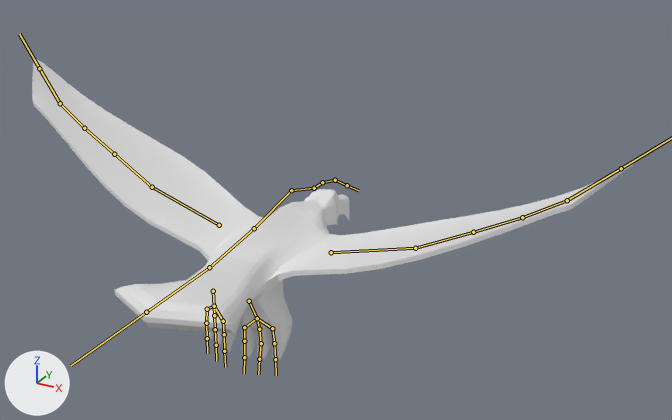
Before and after pictures for a commit that changed the FBX model Assets/Models/Bird.fbx_Collection.fbx.
The view is the same before and after, from a 50 mm camera at (3.44, -5.04, 2.9) aimed at (0.44, 0.41, 0.18). Arrows for +X, +Y and +Z are at lower left; the lights stay in place. The bones that bend it are drawn over the model as lines.
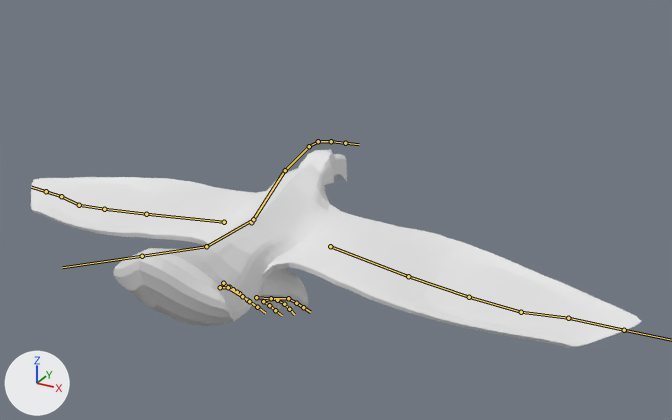
The newer file adds an action. The first version stands in its rest pose; the second is drawn at frame 20 of the action 'Armature|Fly Idle'.

The change, as a list of edits to the scene's bpy script:
```text
Change bone_bone_l:
    where bone_bone_l = bpy.data.objects['Armature'].pose.bones['Bone.L']
    bone_bone_l.location: (0.0, 0.0, 0.0) -> (0.0, -0.02, 0.06)
    bone_bone_l.rotation_quaternion: (1.0, 0.0, 0.0, 0.0) -> (0.992, 0.127, 0.005, 0.009)  # degrees (0, 0, 0) -> degrees (15, 0, 1)
Change bone_bone_001_l:
    where bone_bone_001_l = bpy.data.objects['Armature'].pose.bones['Bone.001.L']  # child of 'Bone.L'
    bone_bone_001_l.rotation_quaternion: (1.0, 0.0, 0.0, 0.0) -> (0.991, 0.134, 0.01, -0.015)  # degrees (0, 0, 0) -> degrees (15, 1, -2)
Change bone_bone_002:
    where bone_bone_002 = bpy.data.objects['Armature'].pose.bones['Bone.002']  # child of 'Bone.001.L'
    bone_bone_002.rotation_quaternion: (1.0, 0.0, 0.0, 0.0) -> (0.965, -0.262, -0.008, -0.004)  # degrees (0, 0, 0) -> degrees (-30, -1, 0)
Change bone_bone_003:
    where bone_bone_003 = bpy.data.objects['Armature'].pose.bones['Bone.003']  # child of 'Bone.002'
    bone_bone_003.rotation_quaternion: (1.0, 0.0, 0.0, 0.0) -> (0.999, -0.031, -0.008, 0.004)  # degrees (0, 0, 0) -> degrees (-4, -1, 1)
Change bone_bone_004:
    where bone_bone_004 = bpy.data.objects['Armature'].pose.bones['Bone.004']  # child of 'Bone.003'
    bone_bone_004.rotation_quaternion: (1.0, 0.0, 0.0, 0.0) -> (0.992, 0.128, 0.014, -0.009)  # degrees (0, 0, 0) -> degrees (15, 2, -1)
Change bone_bone_005_l:
    where bone_bone_005_l = bpy.data.objects['Armature'].pose.bones['Bone.005.L']  # child of 'Bone.L'
    bone_bone_005_l.location: (0.0, 0.0, 0.0) -> (0.03, -0.06, -0.1)
    bone_bone_005_l.rotation_quaternion: (1.0, 0.0, 0.0, 0.0) -> (0.981, -0.102, -0.097, -0.134)  # degrees (0, 0, 0) -> degrees (-10, -13, -14)
Change bone_bone_006_l:
    where bone_bone_006_l = bpy.data.objects['Armature'].pose.bones['Bone.006.L']  # child of 'Bone.005.L'
    bone_bone_006_l.rotation_quaternion: (1.0, 0.0, 0.0, 0.0) -> (0.987, -0.146, 0.069, -0.008)  # degrees (0, 0, 0) -> degrees (-17, 8, -2)
Change bone_bone_007_l:
    where bone_bone_007_l = bpy.data.objects['Armature'].pose.bones['Bone.007.L']  # child of 'Bone.006.L'
    bone_bone_007_l.rotation_quaternion: (1.0, 0.0, 0.0, 0.0) -> (0.992, -0.089, 0.061, 0.062)  # degrees (0, 0, 0) -> degrees (-10, 8, 6)
Change bone_bone_008_l:
    where bone_bone_008_l = bpy.data.objects['Armature'].pose.bones['Bone.008.L']  # child of 'Bone.007.L'
    bone_bone_008_l.rotation_quaternion: (1.0, 0.0, 0.0, 0.0) -> (0.997, -0.047, 0.02, 0.062)  # degrees (0, 0, 0) -> degrees (-5, 3, 7)
Change bone_bone_009_l:
    where bone_bone_009_l = bpy.data.objects['Armature'].pose.bones['Bone.009.L']  # child of 'Bone.008.L'
    bone_bone_009_l.rotation_quaternion: (1.0, 0.0, 0.0, 0.0) -> (0.983, -0.109, 0.074, -0.124)  # degrees (0, 0, 0) -> degrees (-14, 7, -15)
Change bone_bone_005_r:
    where bone_bone_005_r = bpy.data.objects['Armature'].pose.bones['Bone.005.R']  # child of 'Bone.L'
    bone_bone_005_r.location: (0.0, 0.0, 0.0) -> (-0.03, -0.06, -0.1)
    bone_bone_005_r.rotation_quaternion: (1.0, 0.0, 0.0, 0.0) -> (0.981, -0.102, 0.097, 0.134)  # degrees (0, 0, 0) -> degrees (-10, 13, 14)
Change bone_bone_006_r:
    where bone_bone_006_r = bpy.data.objects['Armature'].pose.bones['Bone.006.R']  # child of 'Bone.005.R'
    bone_bone_006_r.rotation_quaternion: (1.0, 0.0, 0.0, 0.0) -> (0.987, -0.146, -0.069, 0.008)  # degrees (0, 0, 0) -> degrees (-17, -8, 2)
Change bone_bone_007_r:
    where bone_bone_007_r = bpy.data.objects['Armature'].pose.bones['Bone.007.R']  # child of 'Bone.006.R'
    bone_bone_007_r.rotation_quaternion: (1.0, 0.0, 0.0, 0.0) -> (0.992, -0.089, -0.061, -0.062)  # degrees (0, 0, 0) -> degrees (-10, -8, -6)
Change bone_bone_008_r:
    where bone_bone_008_r = bpy.data.objects['Armature'].pose.bones['Bone.008.R']  # child of 'Bone.007.R'
    bone_bone_008_r.rotation_quaternion: (1.0, 0.0, 0.0, 0.0) -> (0.997, -0.047, -0.02, -0.062)  # degrees (0, 0, 0) -> degrees (-5, -3, -7)
Change bone_bone_009_r:
    where bone_bone_009_r = bpy.data.objects['Armature'].pose.bones['Bone.009.R']  # child of 'Bone.008.R'
    bone_bone_009_r.rotation_quaternion: (1.0, 0.0, 0.0, 0.0) -> (0.983, -0.109, -0.074, 0.124)  # degrees (0, 0, 0) -> degrees (-14, -7, 15)
Change bone_bone_005_r_001:
    where bone_bone_005_r_001 = bpy.data.objects['Armature'].pose.bones['Bone.005.R.001']  # child of 'Bone.L'
    bone_bone_005_r_001.rotation_quaternion: (1.0, 0.0, 0.0, 0.0) -> (0.959, -0.023, -0.073, -0.271)  # degrees (0, 0, 0) -> degrees (0, -9, -32)
Change bone_bone_005_l_001:
    where bone_bone_005_l_001 = bpy.data.objects['Armature'].pose.bones['Bone.005.L.001']  # child of 'Bone.L'
    bone_bone_005_l_001.rotation_quaternion: (1.0, 0.0, 0.0, 0.0) -> (0.955, -0.013, 0.065, 0.288)  # degrees (0, 0, 0) -> degrees (1, 8, 34)
Change bone_bone_l_001:
    where bone_bone_l_001 = bpy.data.objects['Armature'].pose.bones['Bone.L.001']
    bone_bone_l_001.location: (0.0, 0.0, 0.0) -> (0.0, -0.01, 0.07)
    bone_bone_l_001.rotation_quaternion: (1.0, 0.0, 0.0, 0.0) -> (0.997, 0.077, -0.013, -0.012)  # degrees (0, 0, 0) -> degrees (9, -1, -1)
Change bone_bone_l_002:
    where bone_bone_l_002 = bpy.data.objects['Armature'].pose.bones['Bone.L.002']  # child of 'Bone.L.001'
    bone_bone_l_002.rotation_quaternion: (1.0, 0.0, 0.0, 0.0) -> (0.996, 0.086, 0.006, 0.0)  # degrees (0, 0, 0) -> degrees (10, 1, 0)
```

Where the change shows, as pixel boxes [x1, y1, x2, y2] in the pictures (672 x 420 px):
'Plane', posed (34% shorter): before [32, 59, 635, 362]; after [31, 149, 641, 348]
bone 'Bone.L', root to tip: before (254, 228) to (293, 189); after (251, 222) to (286, 168)
bone 'Bone.001.L', root to tip: before (291, 190) to (314, 188); after (285, 170) to (309, 146)
bone 'Bone.002', root to tip: before (314, 188) to (322, 182); after (309, 146) to (318, 141)
bone 'Bone.003', root to tip: before (322, 182) to (335, 180); after (318, 141) to (331, 141)
bone 'Bone.004', root to tip: before (335, 180) to (347, 185); after (331, 141) to (345, 143)
bone 'Bone.005.L', root to tip: before (331, 252) to (415, 248); after (330, 246) to (408, 276)
bone 'Bone.006.L', root to tip: before (415, 248) to (473, 232); after (408, 276) to (469, 297)
bone 'Bone.007.L', root to tip: before (473, 232) to (522, 217); after (469, 297) to (521, 312)
bone 'Bone.008.L', root to tip: before (522, 217) to (567, 200); after (521, 312) to (568, 318)
bone 'Bone.009.L', root to tip: before (567, 200) to (621, 168); after (568, 318) to (624, 330)
bone 'Bone.005.R', root to tip: before (219, 225) to (152, 187); after (224, 222) to (146, 214)
bone 'Bone.006.R', root to tip: before (152, 187) to (114, 154); after (146, 214) to (104, 209)
bone 'Bone.007.R', root to tip: before (114, 154) to (84, 128); after (104, 209) to (79, 205)
bone 'Bone.008.R', root to tip: before (84, 128) to (60, 103); after (79, 205) to (61, 196)
bone 'Bone.009.R', root to tip: before (60, 103) to (39, 68); after (61, 196) to (46, 191)
bone 'Bone.005.R.001', root to tip: before (213, 291) to (214, 306); after (220, 287) to (228, 287)
bone 'Bone.005.L.001', root to tip: before (249, 301) to (257, 318); after (256, 297) to (271, 298)
bone 'Bone.L.001', root to tip: before (254, 228) to (209, 267); after (253, 219) to (206, 246)
bone 'Bone.L.002', root to tip: before (209, 267) to (146, 312); after (206, 246) to (142, 256)
